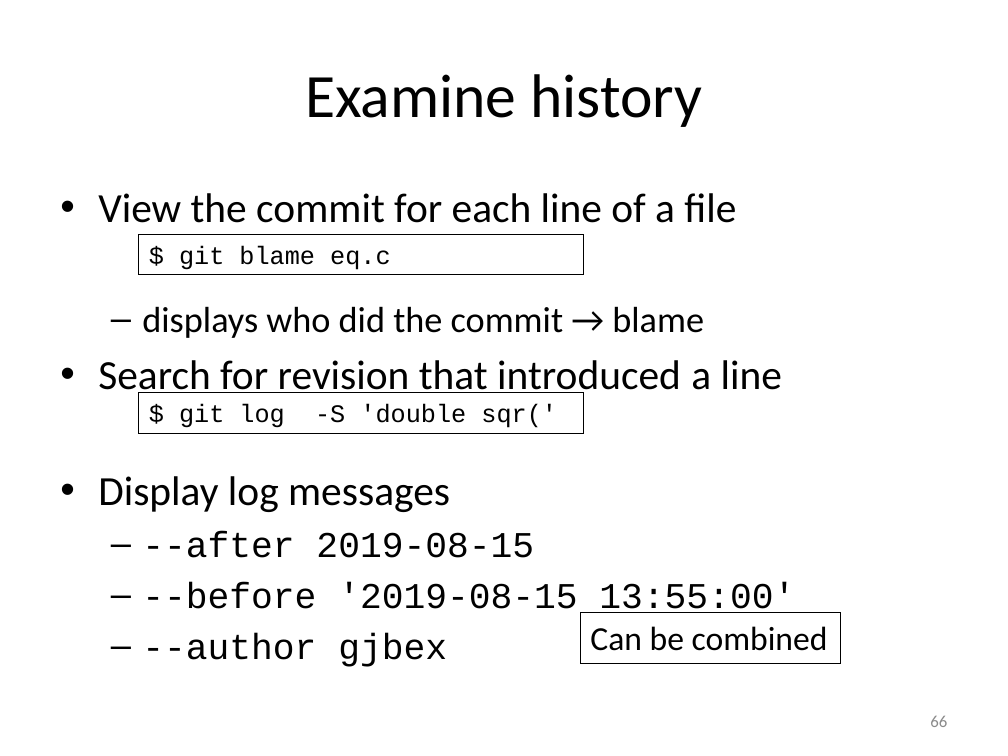
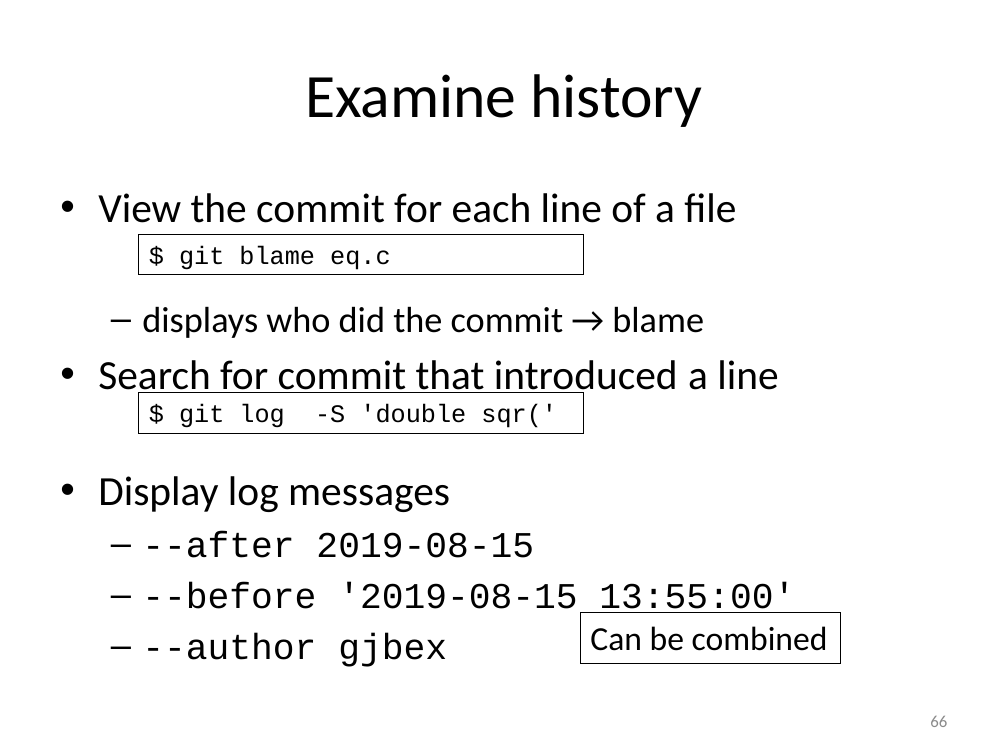
Before and after one commit to gjbex/Version-control-with-git, a slide deck: slide 66 of version_control_git.pptx. Drawn at 1008x756 pixels with LibreOffice and Linux fonts; fonts in the diff are those of the drawing. Boxes give left, top, right and bottom in pixels: in the first picture for what was removed or moved away, otherwise in the second. Text is boxed around its words. In the diff, an @@ line names an element or a change of style, - is before the commit and + after.

Commit message:
Use "commit" rather than "revision"
For consistency, it is better to mostly refer to commits, rather than revisions.

```diff
--- a/version_control_git.pptx
+++ b/version_control_git.pptx
@@ text at (98,360,778,400): text changed @@
-• Search for revision that introduced a line
+• Search for commit that introduced a line
```
Also in this commit, not shown: 11 other slides changed.
